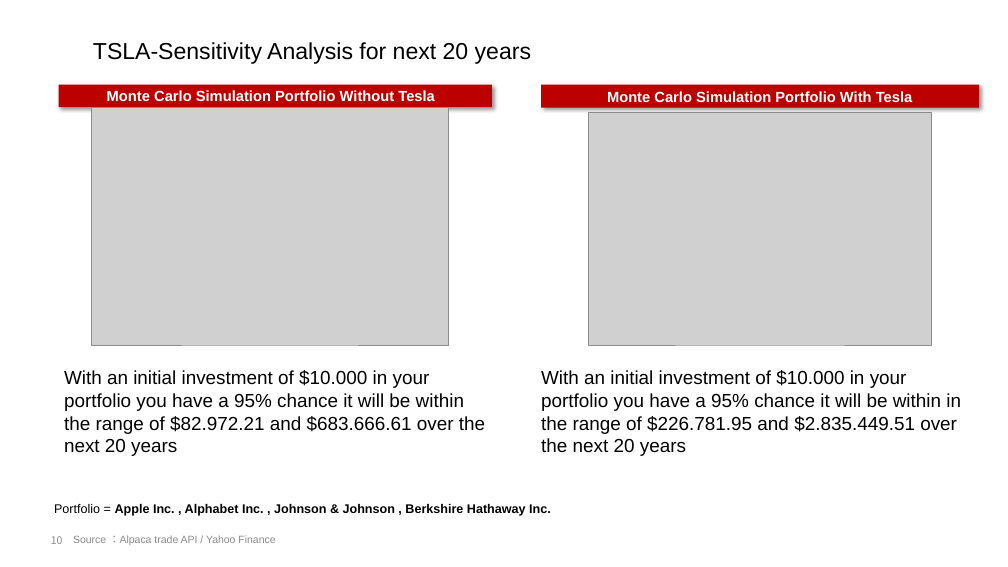
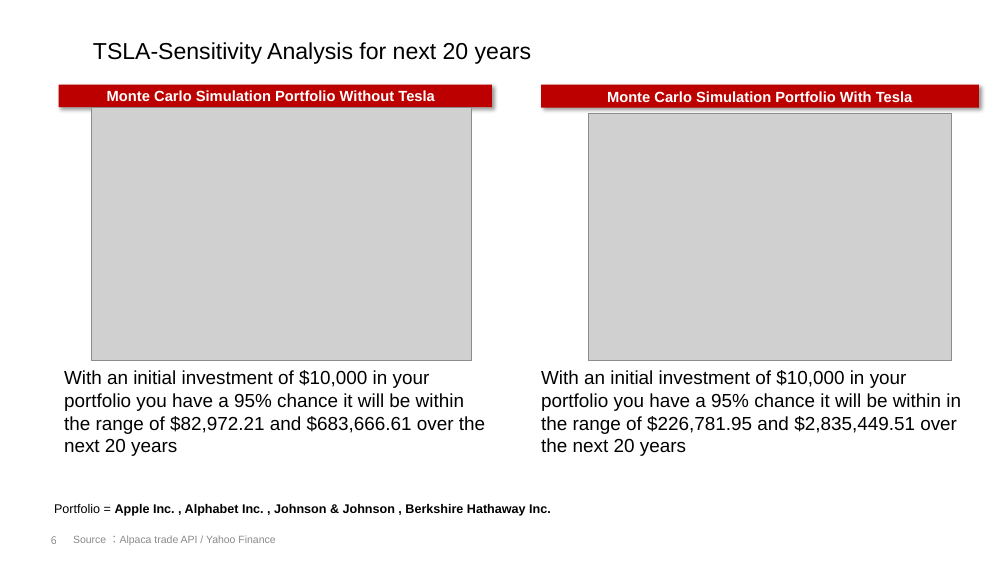
Before and after one commit to shonaqvi/Your-Next-Investment-, a slide deck: slide 6 of Slide_Template/ROD_TSLA deck.pptx (slide 10 before the commit). Drawn at 1008x567 pixels with LibreOffice and Linux fonts; fonts in the diff are those of the drawing; grey boxes stand for pictures. Boxes give left, top, right and bottom in pixels: in the first picture for what was removed or moved away, otherwise in the second. Text is boxed around its words. In the diff, an @@ line names an element or a change of style, - is before the commit and + after.

Commit message:
update rod_slides

```diff
--- a/Slide_Template/ROD_TSLA deck.pptx
+++ b/Slide_Template/ROD_TSLA deck.pptx
@@ picture: place and size @@
-picture at <box>91,107,448,346</box>
+picture at <box>91,107,471,361</box>
@@ picture: place and size @@
-picture at <box>589,112,932,345</box>
+picture at <box>589,113,952,361</box>
@@ text at <box>64,370,485,456</box>: text changed @@
-With an initial investment of $10.000 in your portfolio you have a 95% chance it will be within the range of $82.972.21 and $683.666.61 over the next 20 years
+With an initial investment of $10,000 in your portfolio you have a 95% chance it will be within the range of $82,972.21 and $683,666.61 over the next 20 years
@@ text at <box>541,370,961,456</box>: text changed @@
-With an initial investment of $10.000 in your portfolio you have a 95% chance it will be within in the range of $226.781.95 and $2.835.449.51 over the next 20 years
+With an initial investment of $10,000 in your portfolio you have a 95% chance it will be within in the range of $226,781.95 and $2,835,449.51 over the next 20 years
@@ page number at <box>51,536,57,544</box>: text changed @@
-10
+6
```
Also in this commit, not shown: 1 other slide changed, 2 slides added, 7 slides removed, 8 other files.
